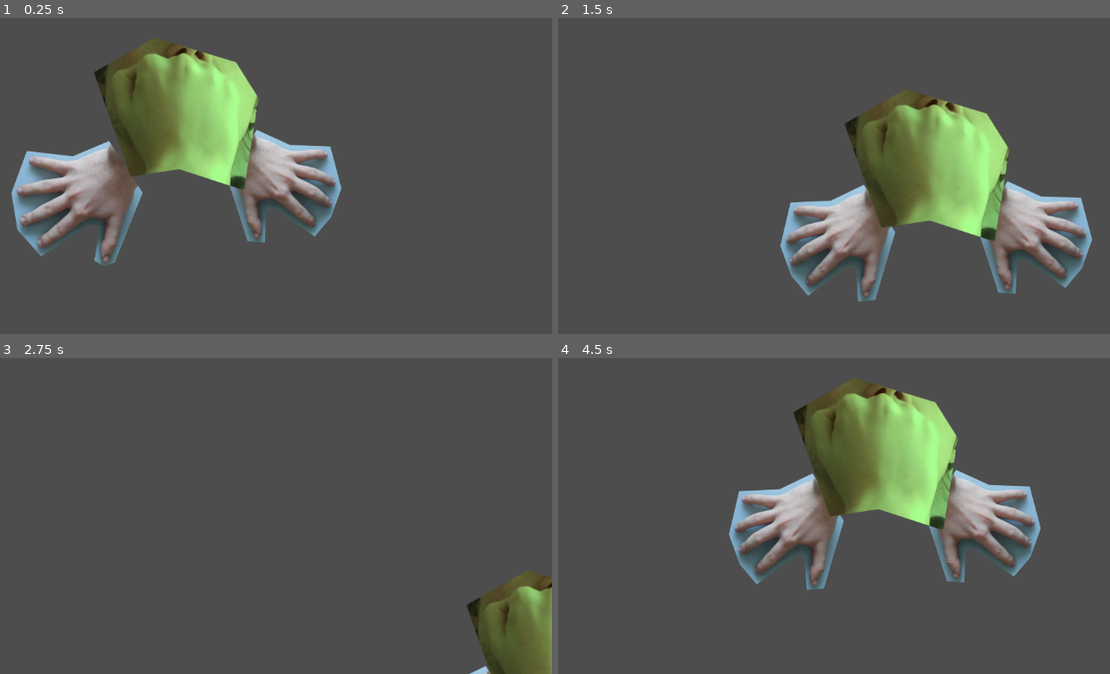
Above: before the commit, frames 1-4 (two rows, left to right).
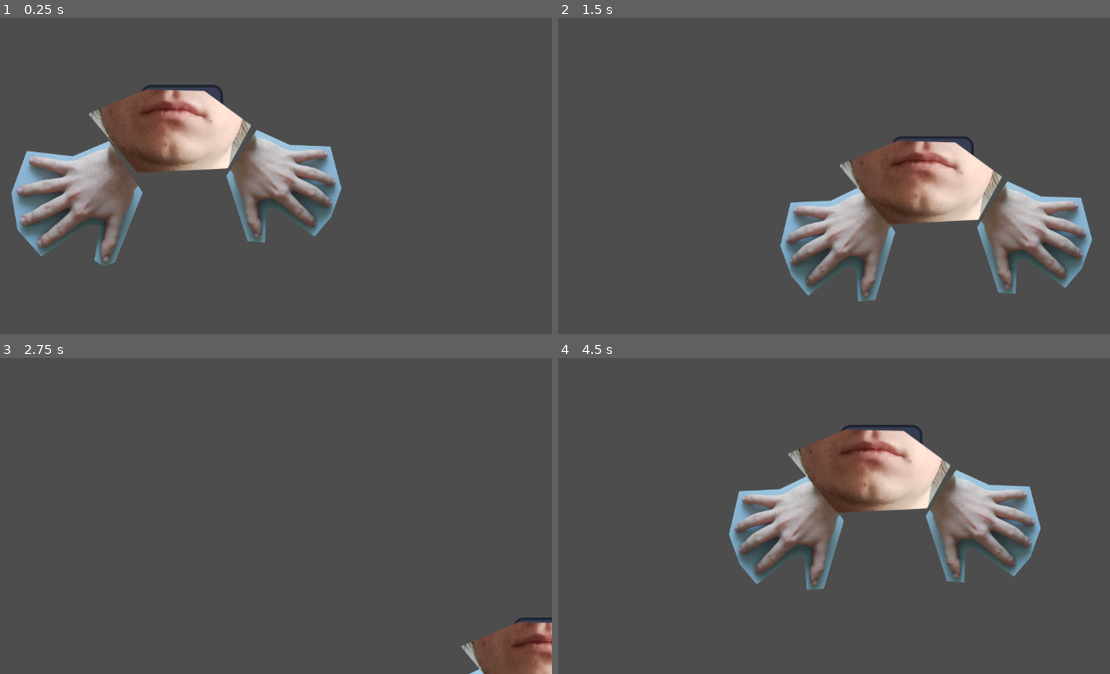
Above: after the commit, the same moments.

Repository: Rainy-Boy/GGJ_2026
Game: Godot game, scene res://Scenes/player_with_hands.tscn
The game is run twice, just before and just after one commit, with the same random seed, the same clock (stepped at 60 frames per second) and the same inputs. This scene is started directly instead of the project's main scene. The engine's default icon, where the game draws it, is replaced by a stand-in: a white triangle on a blue panel in a dark square.
Inputs:
- Up to frame 1 (0.25 s): no input
- Up to frame 2 (1.5 s): hold Right (ui_right) 0.53-1.28 s; hold Down (ui_down) from 1.28 s (still down)
- Up to frame 3 (2.75 s): release Down (ui_down) at 2.03 s; hold Right (ui_right) from 2.03 s (still down)
- Up to frame 4 (4.5 s): release Right (ui_right) at 2.78 s; hold Up (ui_up) 2.78-3.53 s; hold Left (ui_left) from 3.53 s (still down)

The runs differ from the first frame. In frame 1, 10% of the frame differs, in the area x 16-47%, y 6-55%; in frame 2, 10%, in the area x 51-82%, y 22-71%; in frame 3, 4.1%; in frame 4, 10%.

Commit message:
Add neutral facemask

Diff:
--- a/ggj_2026/Scenes/player_with_hands.tscn
+++ b/ggj_2026/Scenes/player_with_hands.tscn
@@ -5,7 +5,10 @@
 [ext_resource type="Texture2D" uid="uid://bcuism5l4fqt4" path="res://Assets/cropped_hand1.png" id="3_fiblc"]
 [ext_resource type="Texture2D" uid="uid://cg7abpghxk580" path="res://Assets/cropped_hand2.png" id="4_a48ls"]
 [ext_resource type="Texture2D" uid="uid://cmc0yjeu1hwpf" path="res://Assets/masks/covered_a0.png" id="5_a48ls"]
+[ext_resource type="Texture2D" uid="uid://cdfygv564bqwx" path="res://Assets/masks/neutral0.png" id="5_m0wty"]
+[ext_resource type="Texture2D" uid="uid://c75cdgtb1la2o" path="res://Assets/masks/neutral1.png" id="6_286no"]
 [ext_resource type="Texture2D" uid="uid://dclq6c325hnmi" path="res://Assets/masks/covered_a1.png" id="6_dvchv"]
+[ext_resource type="Texture2D" uid="uid://br7dp7n0pysq5" path="res://Assets/masks/neutral2.png" id="7_3mmse"]
 [ext_resource type="Texture2D" uid="uid://d1feikbqn3vnq" path="res://Assets/masks/covered_a2.png" id="7_58230"]
 [ext_resource type="Texture2D" uid="uid://cb04tiqesybxl" path="res://Assets/masks/covered_b0.png" id="8_xr841"]
 [ext_resource type="Texture2D" uid="uid://bxgj4apof7wqq" path="res://Assets/masks/covered_b1.png" id="9_tuwer"]
@@ -22,6 +25,23 @@
 }, {
 "duration": 1.0,
 "texture": ExtResource("4_a48ls")
+}],
+"loop": true,
+"name": &"default",
+"speed": 5.0
+}]
+
+[sub_resource type="SpriteFrames" id="SpriteFrames_ggr6v"]
+animations = [{
+"frames": [{
+"duration": 1.0,
+"texture": ExtResource("5_m0wty")
+}, {
+"duration": 1.0,
+"texture": ExtResource("6_286no")
+}, {
+"duration": 1.0,
+"texture": ExtResource("7_3mmse")
 }],
 "loop": true,
 "name": &"default",
@@ -88,6 +108,12 @@
 flip_h = true
 flip_v = true
 
+[node name="Neutral" type="AnimatedSprite2D" parent="Camera2D/Player" unique_id=585702787]
+sprite_frames = SubResource("SpriteFrames_ggr6v")
+autoplay = "default"
+frame = 1
+frame_progress = 0.0002766384
+
 [node name="CoveredA" type="AnimatedSprite2D" parent="Camera2D/Player" unique_id=286243777]
 visible = false
 modulate = Color(0.5019608, 1, 1, 1)
@@ -98,6 +124,7 @@
 frame_progress = 0.15082106
 
 [node name="CoveredB" type="AnimatedSprite2D" parent="Camera2D/Player" unique_id=1514307398]
+visible = false
 modulate = Color(0.65700006, 1, 0.58000004, 1)
 position = Vector2(-29, 12)
 sprite_frames = SubResource("SpriteFrames_m0wty")
Binary file added: ggj_2026/Assets/masks/neutral0.png
Not shown, added: ggj_2026/Assets/masks/neutral0.png.import
Binary file added: ggj_2026/Assets/masks/neutral1.png
Not shown, added: ggj_2026/Assets/masks/neutral1.png.import
Binary file added: ggj_2026/Assets/masks/neutral2.png
Not shown, added: ggj_2026/Assets/masks/neutral2.png.import
